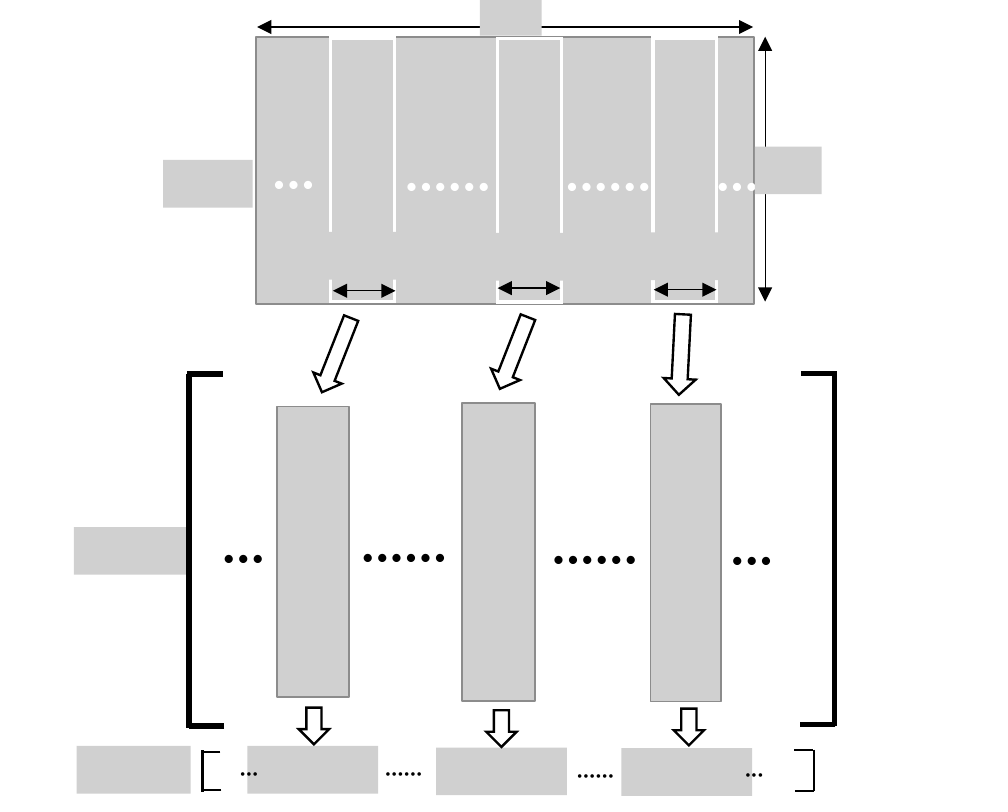
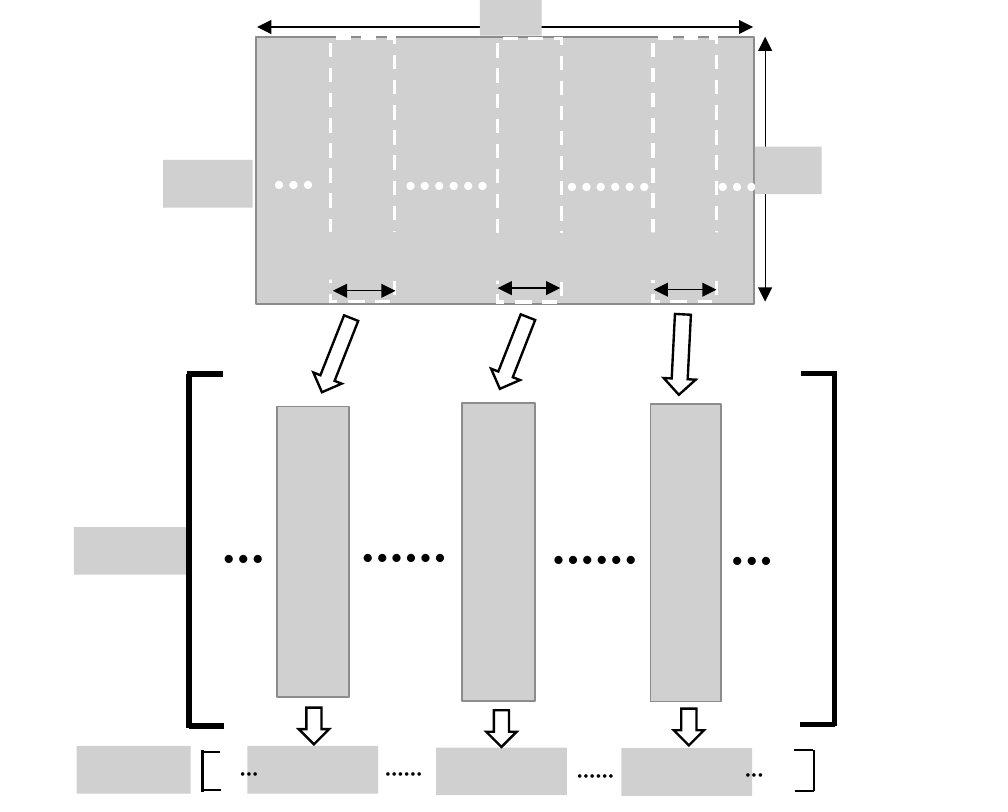
Before and after one commit to mmjang/master-thesis, a slide deck: slide 1 of ppt/B扫切分示意图.pptx. Drawn at 1008x812 pixels with LibreOffice and Linux fonts; fonts in the diff are those of the drawing; grey boxes stand for pictures. Boxes give left, top, right and bottom in pixels: in the first picture for what was removed or moved away, otherwise in the second. Text is boxed around its words. In the diff, an @@ line names an element or a change of style, - is before the commit and + after.

```diff
--- a/ppt/B扫切分示意图.pptx
+++ b/ppt/B扫切分示意图.pptx
@@ outline #FFFFFF 1.5 pt to #FFFFFF 1.5 pt dashed in 3 elements at bbox=[330, 38, 393, 301], bbox=[498, 38, 562, 301], bbox=[653, 38, 716, 301] @@
```
Also in this commit, not shown: 5 other files.
